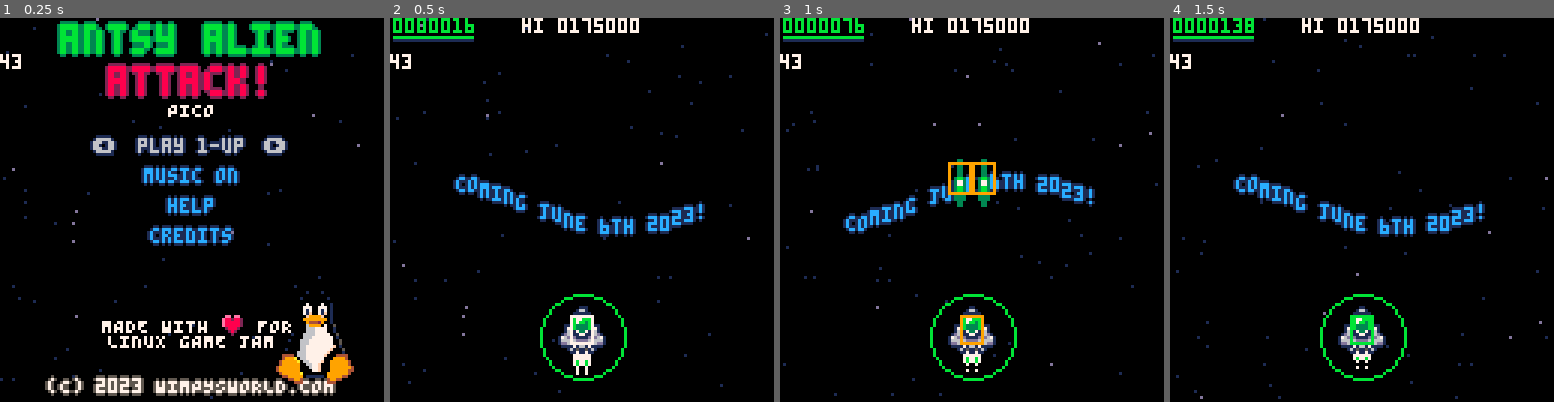
Above: before the commit, frames 1-4 (left to right).
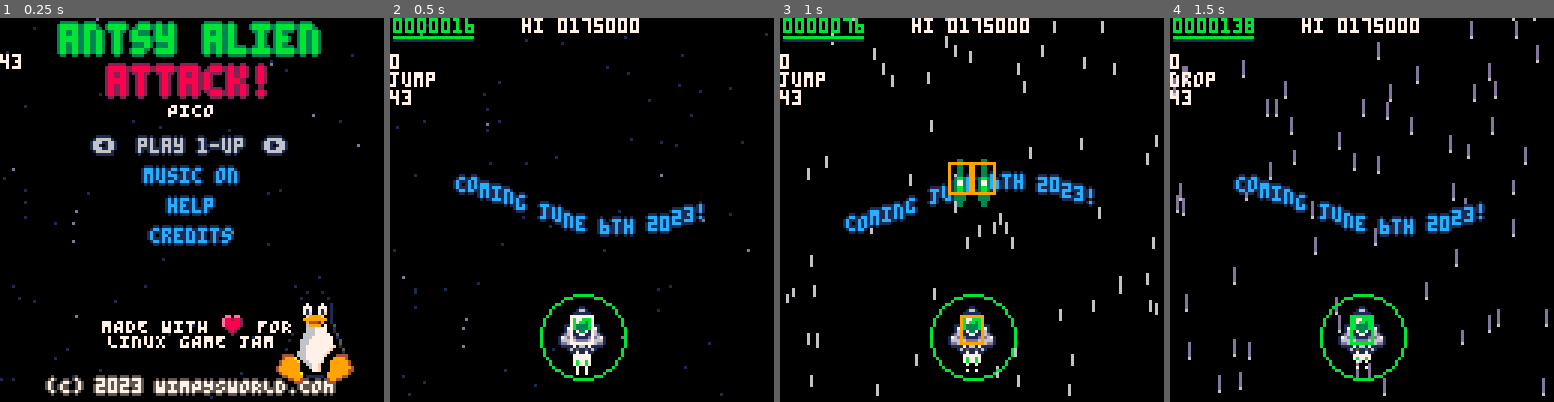
Above: after the commit, the same moments.

Repository: wimpysworld/antsy-alien-attack-pico
Game: PICO-8 cartridge main.p8
Two runs of this game, one before a commit and one after it. Both use one fixed random seed, a clock stepped at 60 frames per second and the inputs below.
Inputs:
- Up to frame 1 (0.25 s): no input
- Up to frame 2 (0.5 s): tap X (X key) at 0.33 s
- Up to frame 3 (1 s): tap O (Z key) at 0.7 s
- Up to frame 4 (1.5 s): tap X (X key) at 1.07 s

Frame 1 is identical in both runs. In frame 2, 1.2% of the frame differs, in the area x 0-94%, y 0-99%; in frame 3, 2.1%; in frame 4, 2.8%, in the area x 0-99%, y 0-100%.

Commit message:
feat: implement minimal mission flow
Jump to hyper speed -> drop from hyper speed -> NOOP game for 1200 cycles -> jump to hyper speed -> drop from hyper speed

When the objectives in the missions array has been exhausted it is assumed you've beaten the game.

Diff:
--- a/main.p8
+++ b/main.p8
@@ -710,7 +710,11 @@
  current_objective=0
  level=0
  objective_complete=false
-	missions={}
+	missions={
+	 "jump,drop",
+	 "wait",
+	 "jump,drop"
+	}
 end
 function wait()
  if (not gamestate.ready) gamestate.ready=true
@@ -742,11 +746,31 @@
  music_play(6)
  init_players()
  init_missions()
+ get_next_mission()
  update_loop,draw_loop=
   update_game,draw_game
 end
 
 function update_game()
+ if objective_complete then
+  if #objectives>current_objective then
+   get_next_objective()
+  elseif current_objective==#objectives then
+   if #missions>current_mission then
+    get_next_mission()
+   elseif current_mission==#missions then
+    init_gamewin()
+   end
+  end
+ end
+ if (gamestate.ready) gamestate.gametime+=1
+ add(debug,gamestate.gametime)
+ add(debug,objective)
+
+ //execute game logic
+ if (objective=="jump") jump()
+ if (objective=="drop") drop()
+ if (objective=="wait") wait()
  update_screen_shake()
  update_stars()
  update_players()
